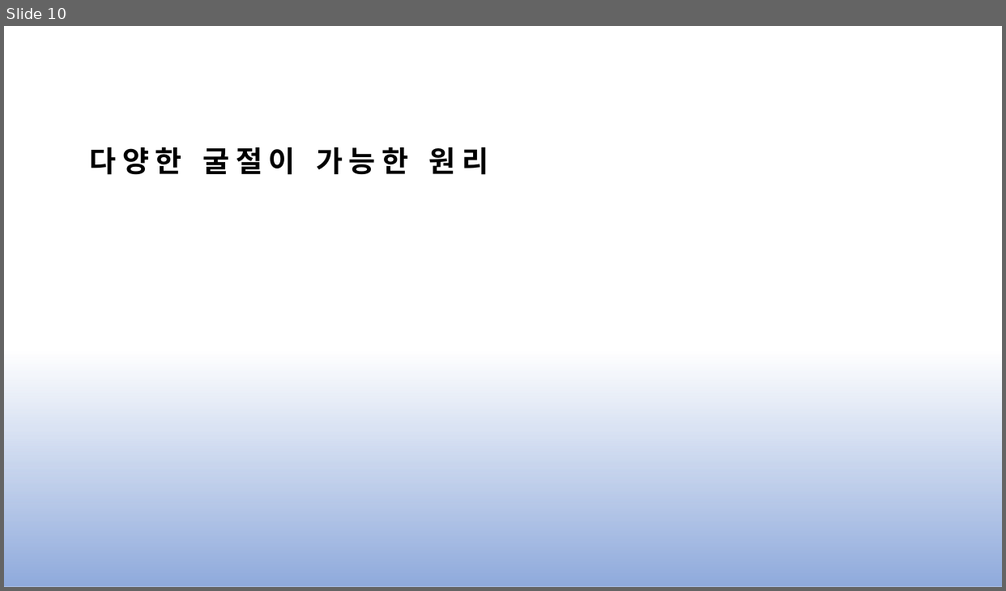
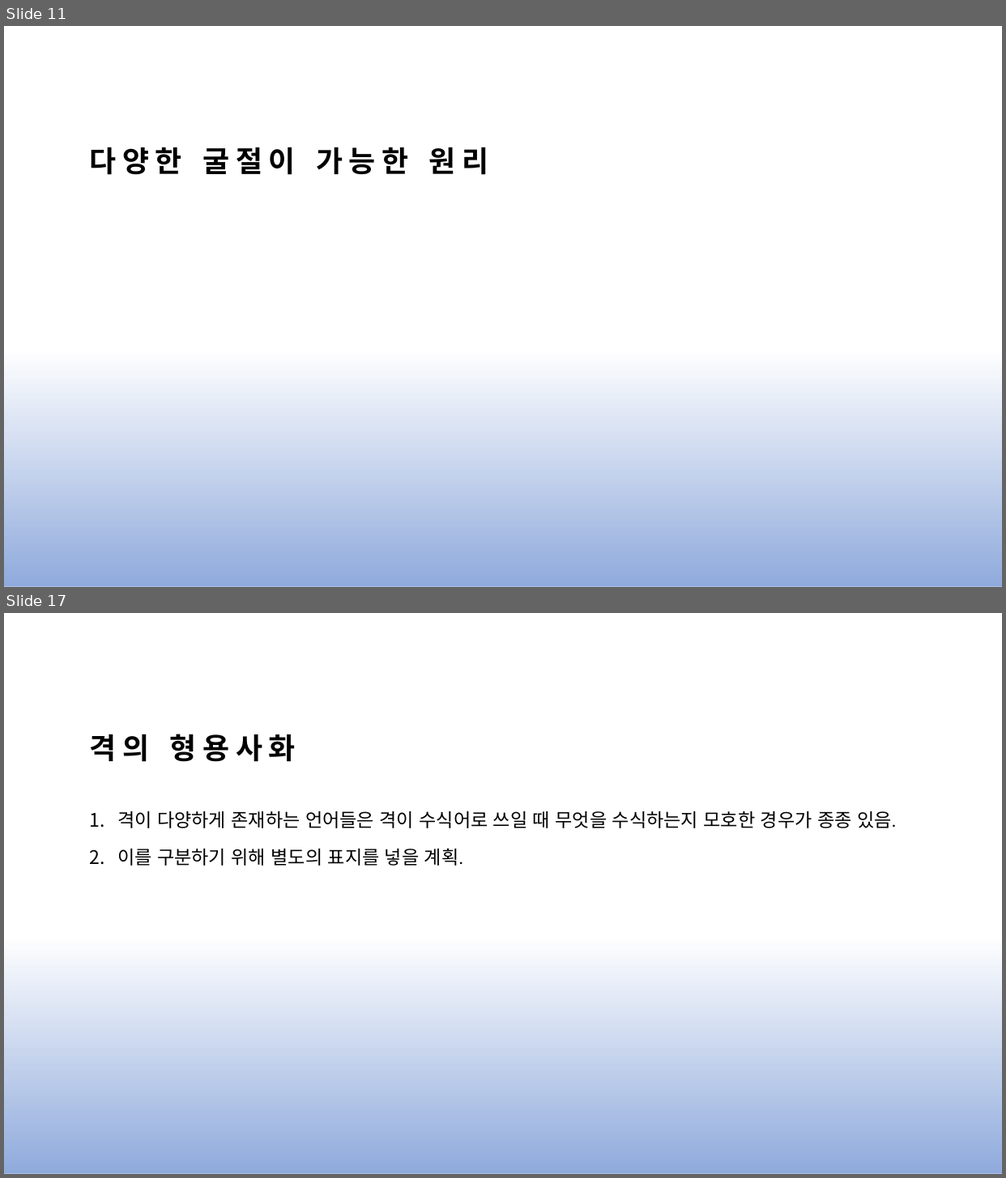
Before and after one commit to js4484821266/congrlang, a slide deck: congrlang.pptx. Shown one above the other, each under a label of ours: slide 10 before the commit, slides 11 and 17 after it; the slides between them are not shown. The pictures are 1006x591 and 1006x1178 pixels, drawn with LibreOffice and Linux fonts; fonts in the diff are those of the drawing; grey boxes stand for pictures. Boxes give left, top, right and bottom in pixels: in the first picture for what was removed or moved away, otherwise in the second. Text is boxed around its words. In the diff, an @@ line names an element or a change of style, - is before the commit and + after.

```diff
--- a/congrlang.pptx
+++ b/congrlang.pptx
@@ slide 17 added at bbox=[4, 613, 1002, 1174], background #FFFFFF; not listed: 1 template element that a slide beside it also shows @@
@@ title added at bbox=[89, 734, 296, 762], 28 pt, text #000000, bold @@
+격의 형용사화
@@ text added at bbox=[117, 811, 897, 866], 18 pt, text #000000 @@
+1. 격이 다양하게 존재하는 언어들은 격이 수식어로 쓰일 때 무엇을 수식하는지 모호한 경우가 종종 있음.
+2. 이를 구분하기 위해 별도의 표지를 넣을 계획.
@@ what was slide 10 is now slide 11 @@
```
Also in this commit, not shown: 6 slides changed, 5 other slides added.
